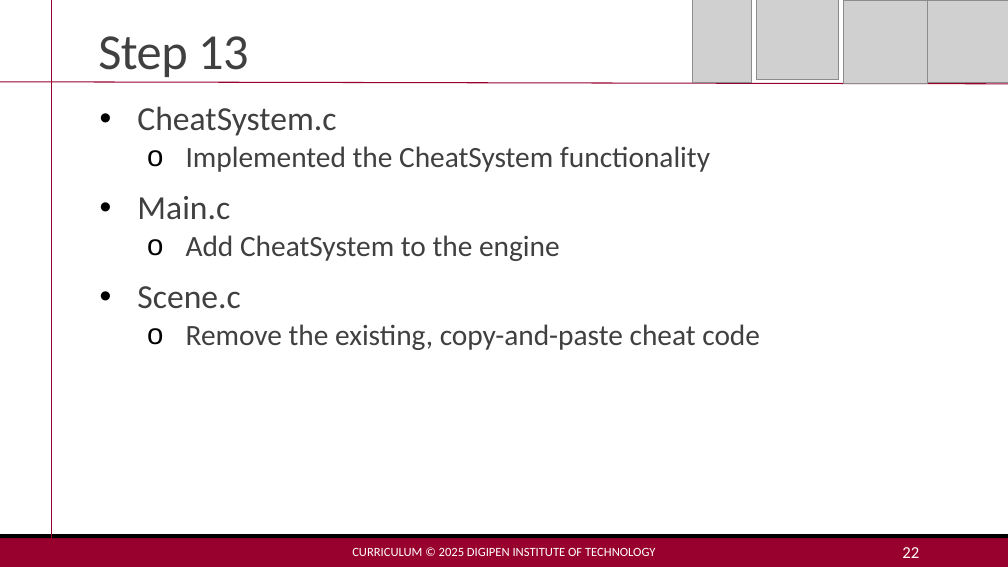
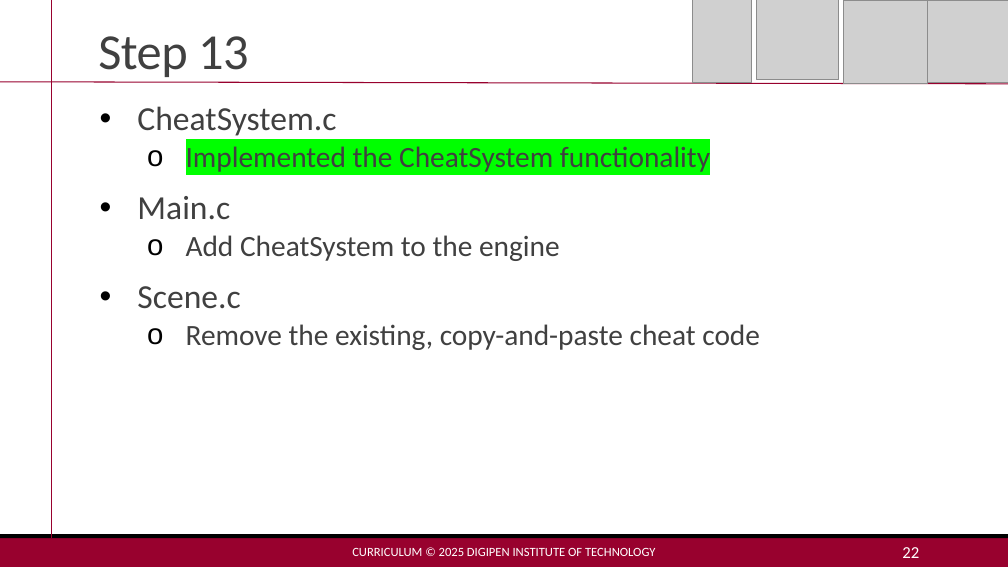
Before and after one commit to MakoJBryant/cs-230-project-game-engine, a slide deck: slide 22 of Project 3 - Lecture.pptx. Drawn at 1008x567 pixels with LibreOffice and Linux fonts; fonts in the diff are those of the drawing; grey boxes stand for pictures. Boxes give left, top, right and bottom in pixels: in the first picture for what was removed or moved away, otherwise in the second. Text is boxed around its words. In the diff, an @@ line names an element or a change of style, - is before the commit and + after.

Commit message:
✨ Implement Cheat System for Scene navigation

```diff
--- a/Project 3 - Lecture.pptx
+++ b/Project 3 - Lecture.pptx
@@ text at <box>186,146,710,172</box>: highlight none to #00FF00 in "Implemented the CheatSystem functionality" @@
```
Also in this commit, not shown: 1 other slide changed, 4 other files.
